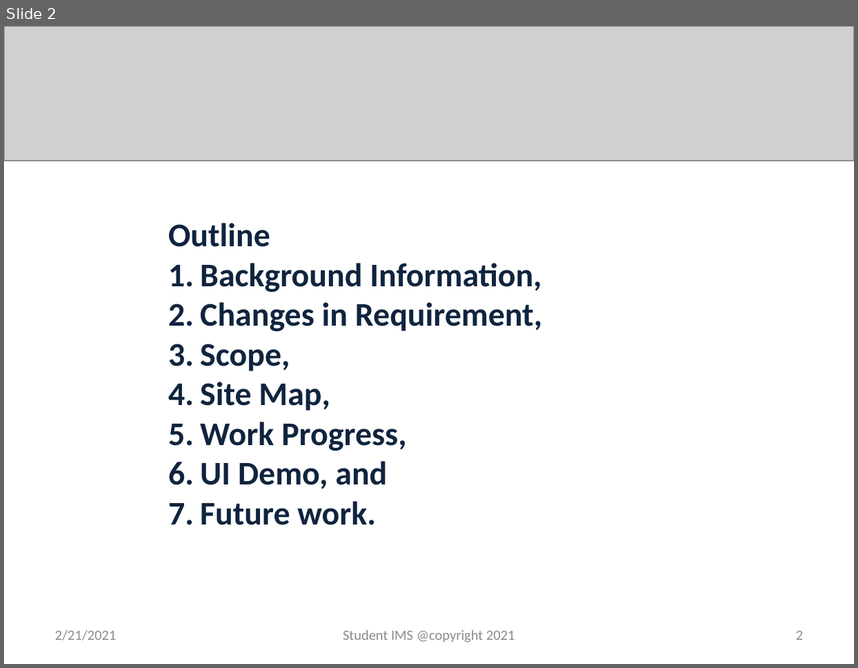
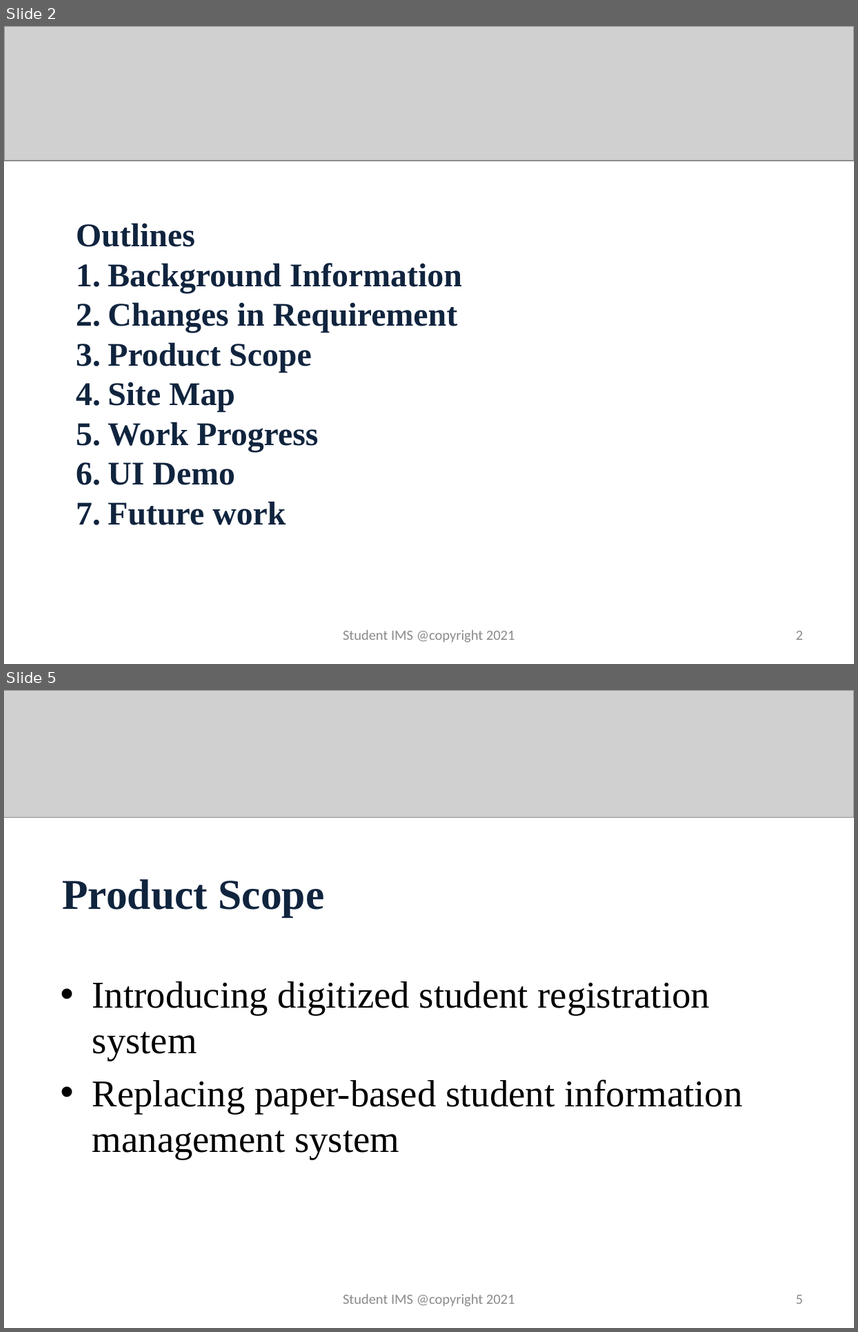
Before and after one commit to github-rinzin/documentation, a slide deck: fifth_review.pptx. Shown one above the other, each under a label of ours: slide 2 before the commit, slides 2 and 5 after it; the slides between them are not shown. The pictures are 858x668 and 858x1332 pixels, drawn with LibreOffice and Linux fonts; fonts in the diff are those of the drawing; grey boxes stand for pictures. Boxes give left, top, right and bottom in pixels: in the first picture for what was removed or moved away, otherwise in the second. Text is boxed around its words. In the diff, an @@ line names an element or a change of style, - is before the commit and + after.

```diff
--- a/fifth_review.pptx
+++ b/fifth_review.pptx
@@ slide 5 added at [4, 690, 854, 1328], background #FFFFFF @@
@@ picture added at [4, 690, 854, 818] @@
@@ title added at [62, 879, 325, 916], 36 pt, text #0F243E, bold @@
+Product Scope
@@ text added at [92, 981, 742, 1159], 32 pt, text #000000 @@
+• Introducing digitized student registration system
+• Replacing paper-based student information management system
@@ text added at [343, 1294, 515, 1306], 12 pt, text #8C8C8C @@
+Student IMS @copyright 2021
@@ page number added at [796, 1294, 803, 1303], 12 pt, text #8C8C8C @@
+5
@@ slide 2 changed as well @@
@@ text at [76, 223, 462, 525]: text changed; font Calibri to Times New Roman @@
-Outline
-1. Background Information,
-2. Changes in Requirement,
-3. Scope,
-4. Site Map,
-5. Work Progress,
-6. UI Demo, and
-7. Future work.
+Outlines
+1. Background Information
+2. Changes in Requirement
+3. Product Scope
+4. Site Map
+5. Work Progress
+6. UI Demo
+7. Future work
@@ text removed at [55, 630, 116, 640] @@
-2/21/2021
```
Also in this commit, not shown: 1 other slide changed, 7 other slides added.
